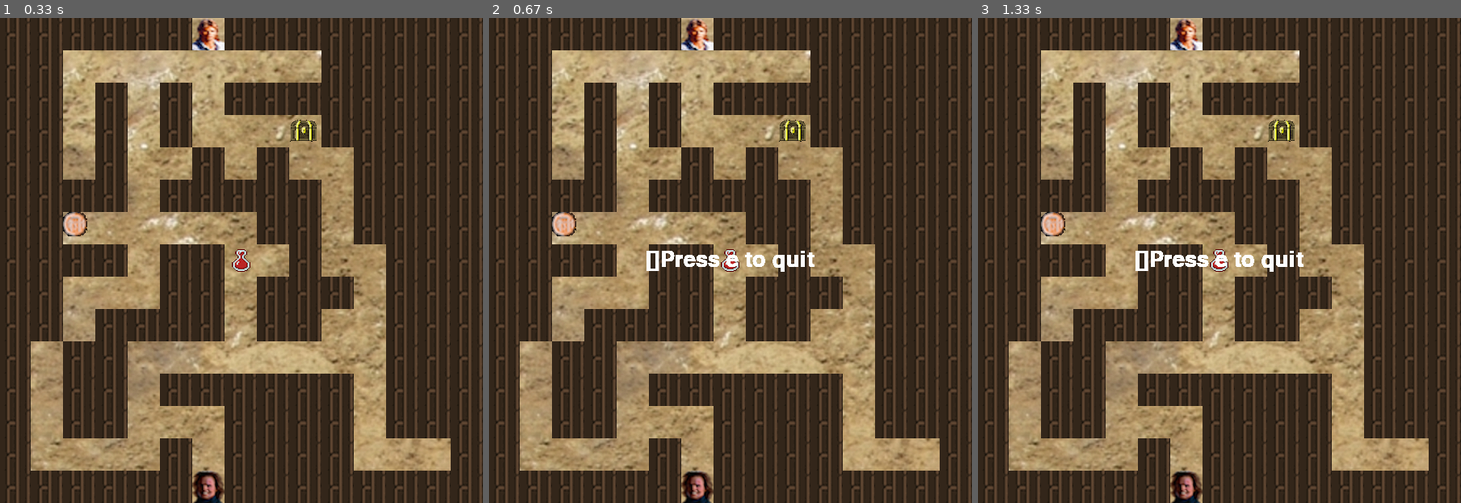
Above: before the commit, frames 1-3 (left to right).
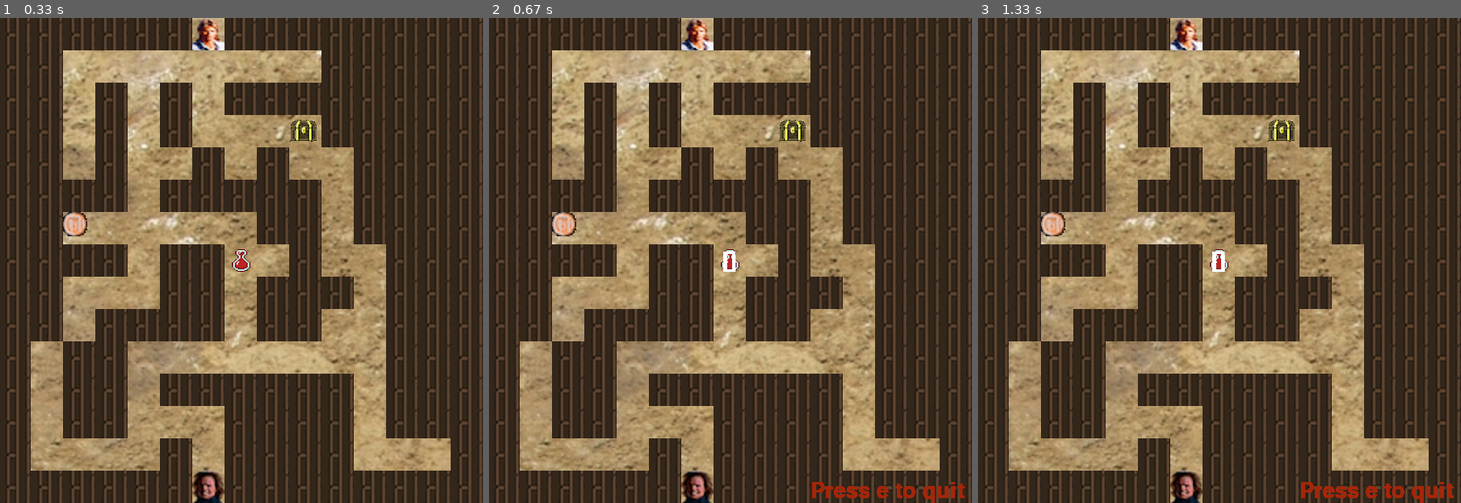
Above: after the commit, the same moments.

Repository: yannhamdi/projet3
Game: pygame game, started from labyr.py
Two runs of this game, one before a commit and one after it. Both use one fixed random seed, a clock stepped at 60 frames per second and the inputs below.
Inputs:
- Up to frame 1 (0.33 s): no input
- Up to frame 2 (0.67 s): tap B at 0.33 s
- Up to frame 3 (1.33 s): no input

Frame 1 is identical in both runs. In frame 2, 1.1% of the frame differs, in the area x 32-99%, y 48-100%; in frame 3, 1.1%.

Commit message:
modification disposition texte

Diff:
--- a/labyrinthe.py
+++ b/labyrinthe.py
@@ -151,10 +151,14 @@
                         continuer = 1
                         while continuer:
                             font = pygame.font.Font(None, 40)
-                            text = font.render(str(self.object_picked_up) + "Press e to quit"
+                            text = font.render(str(self.object_picked_up)
                             	                  , 1, (255, 255, 255))
+                            font_1 = pygame.font.Font(None, 40)
+                            text_1 = font_1.render(("Press e to quit"), 1, (165, 38 ,10))
                             textrect = text.get_rect(center=(300, 300))
+                            textrect_1 = text_1.get_rect(bottomleft=(400, 600))
                             self.fenetre.blit(text, textrect)
+                            self.fenetre.blit(text_1, textrect_1)
 
                             pygame.display.flip()
                             for event in pygame.event.get():
--- a/position.py
+++ b/position.py
@@ -10,6 +10,7 @@
         # we check if there is a wall
         if labyrinthe.laby_area[new_x, new_y] == "m":
             labyrinthe.mcgyver[0] = first_x, first_y
+        # if we have 1, 2 or 3 on the case we launch the method to pickup the object
         elif labyrinthe.laby_area[new_x, new_y] == "1" or "2" or "3":
             labyrinthe.picking_up(new_x, new_y)
             labyrinthe.moving_gyver(new_x, new_y)
